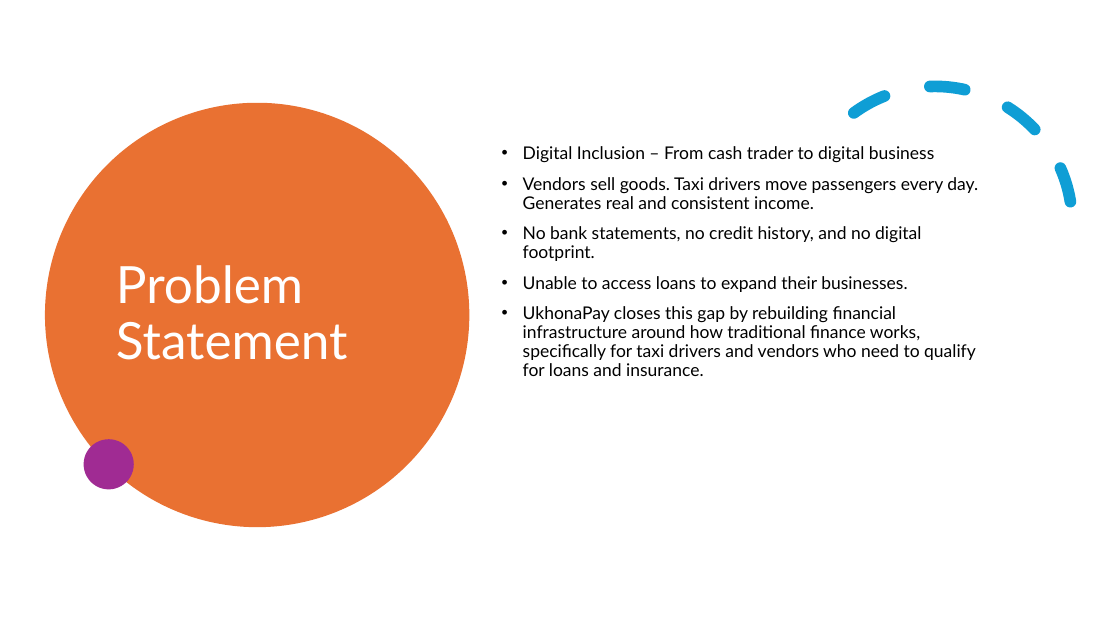
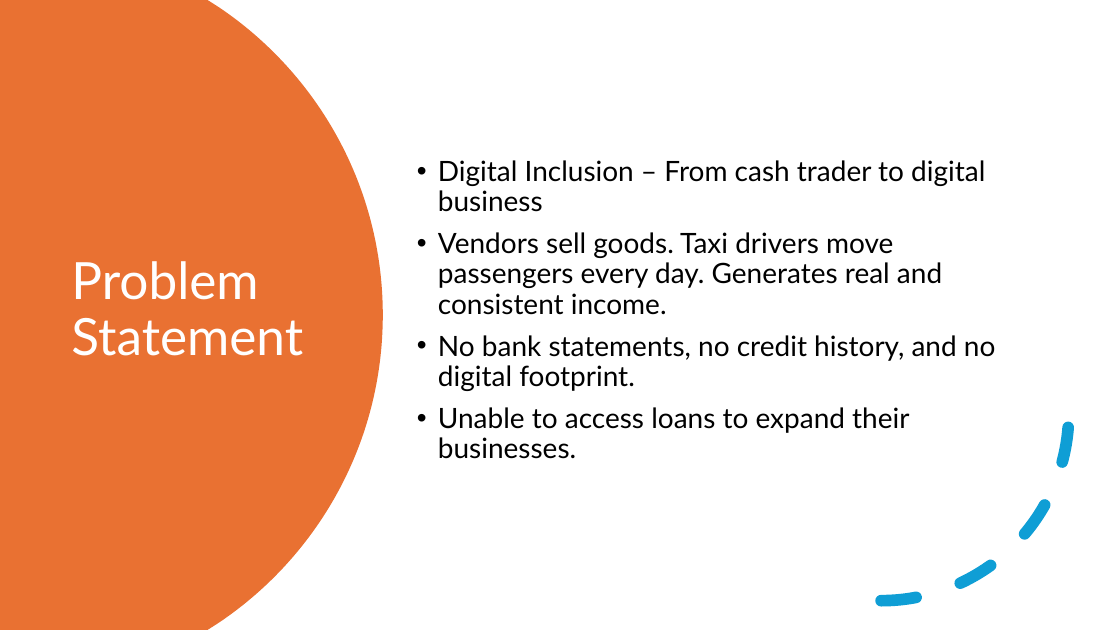
Before and after one commit to saxs-14/ukhona-pay, a slide deck: slide 2 of Ukhona Pay.pptx (slide 3 before the commit). Drawn at 1120x630 pixels with LibreOffice and Linux fonts; fonts in the diff are those of the drawing. Boxes give left, top, right and bottom in pixels: in the first picture for what was removed or moved away, otherwise in the second. Text is boxed around its words. In the diff, an @@ line names an element or a change of style, - is before the commit and + after.

```diff
--- a/Ukhona Pay.pptx
+++ b/Ukhona Pay.pptx
@@ freeform shape added at <box>0,0,383,630</box>, fill #E97132 @@
@@ text "Digital Inclusion – From cash ...": place and size @@
-text "Digital Inclusion – From cash ..." at <box>523,146,978,376</box>
+text "Digital Inclusion – From cash ..." at <box>438,160,996,459</box>
@@ text "Digital Inclusion – From cash ..." at <box>438,160,996,459</box>: size 15 to 24 pt; vertical alignment top to middle @@
@@ ellipse removed at <box>45,103,469,527</box> @@
@@ title "Problem Statement": place and size @@
-title "Problem Statement" at <box>116,265,348,360</box>
+title "Problem Statement" at <box>71,261,303,356</box>
@@ arc (boxed as its full ellipse) at <box>694,226,1070,602</box>: proportions changed; mirrored; rotation 330 to 0 degrees @@
@@ text at <box>523,306,976,376</box>: paragraph removed @@
-• UkhonaPay closes this gap by rebuilding financial infrastructure around how traditional finance works, specifically for taxi drivers and vendors who need to qualify for loans and insurance.
@@ ellipse removed at <box>84,439,134,490</box> @@
```
Also in this commit, not shown: 2 other slides changed, 8 slides added, 3 slides removed.
